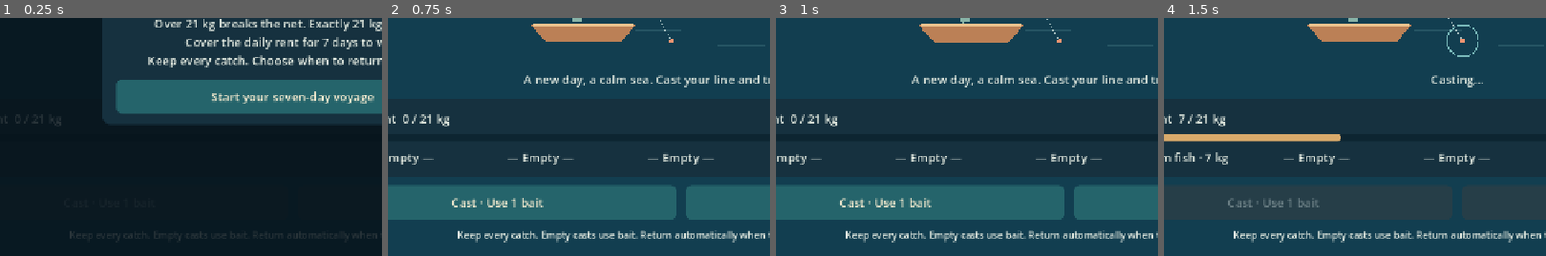
Above: before the commit, frames 1-4 (left to right).
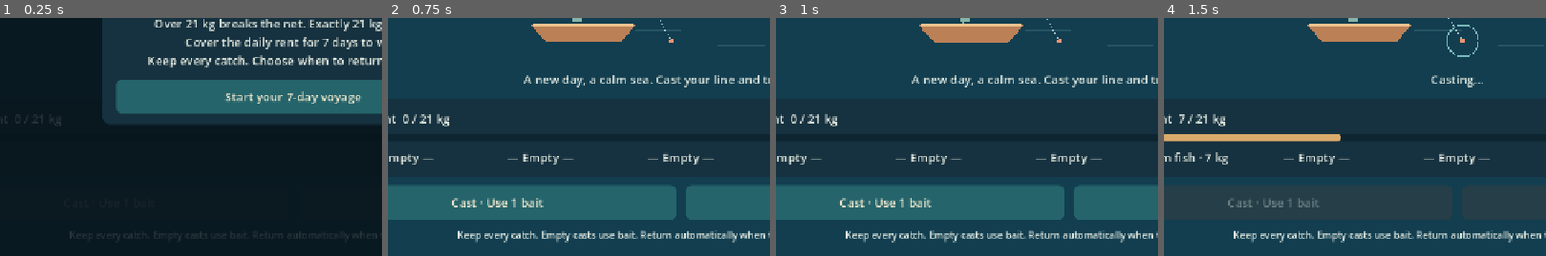
Above: after the commit, the same moments.

Repository: Peggyyyyyyyy123/fishing-21
Game: Godot game, scene res://scenes/main.tscn
Same seed, same stepped clock (60 frames per second), same inputs: the game is played once before the commit and once after it.
Inputs:
- Up to frame 1 (0.25 s): no input
- Up to frame 2 (0.75 s): click "Start your seven-day voyage" (after the commit: "Start your 7-day voyage") at 0.5 s
- Up to frame 3 (1 s): no input
- Up to frame 4 (1.5 s): click "Cast · Use 1 bait" at 1.25 s
The pictures show only the part of the screen within x 12-62%, y 50-100%; the shares and areas given below are measured in that part.

The runs differ from the first frame. In frame 1, 1.0% of the frame differs, in the area x 55-98%, y 30-36%; in frame 2, nothing differs; in frame 3, nothing differs; in frame 4, nothing differs.

Commit message:
Fix configuration-dependent UI and error overlay handling

Diff:
--- a/presentation/game_view.gd
+++ b/presentation/game_view.gd
@@ -28,6 +28,8 @@
 
 
 func show_menu(config: GameConfig) -> void:
+	%StartButton.text = "Start your %d-day voyage" % config.get_total_days()
+	%StartButton.disabled = false
 	%MenuRules.text = "%d bait per day. Your net holds up to %d fish.\nOver %d kg breaks the net. Exactly %d kg pays ×%d.\ …(231 unchanged characters)…
 	_menu.show()
 	_result.hide()
@@ -113,6 +115,10 @@
 
 
 func show_error(message: String) -> void:
+	_result.hide()
+	_cast_button.disabled = true
+	_return_button.disabled = true
+	_scenery.set_casting(false)
 	%MenuRules.text = message
 	%StartButton.disabled = true
 	_menu.show()
--- a/scenes/game_view.tscn
+++ b/scenes/game_view.tscn
@@ -224,7 +224,7 @@
 [node name="StartButton" type="Button" parent="MenuOverlay/Center/Panel/Layout"]
 unique_name_in_owner = true
 layout_mode = 2
-text = "Start your seven-day voyage"
+text = "Start your voyage"
 
 [node name="ResultTitle" type="Label" parent="ResultOverlay/Center/Panel/Layout"]
 unique_name_in_owner = true
--- /dev/null
+++ b/tests/test_review.gd
@@ -0,0 +1,55 @@
+extends SceneTree
+
+var _checks: int = 0
+var _failures: int = 0
+
+
+func _initialize() -> void:
+	_run.call_deferred()
+
+
+func _run() -> void:
+	var controller := load("res://scenes/main.tscn").instantiate() as GameController
+	var config := controller.game_config.duplicate(true) as GameConfig
+	config.daily_quotas = [40, 50]
+	controller.game_config = config
+	root.add_child(controller)
+	await process_frame
+	var view := controller.get_node("GameView") as GameView
+	var start := view.get_node("%StartButton") as Button
+	_check(start.text == "Start your 2-day voyage", "Start label follows configured run length")
+	_check(view.get_node("%MenuRules").text.contains("2 days"), "Rules and start label agree")
+	start.pressed.emit()
+	view.get_node("%ReturnButton").pressed.emit()
+	_check(controller.get_session().get_state() == GameSession.State.GAME_OVER, "Prepare real failing settlement")
+	_check(view.get_node("%ResultOverlay").visible, "Result visible before error")
+	config.bait_per_day = 0
+	view.get_node("%RestartButton").pressed.emit()
+	_check(view.get_node("%MenuOverlay").visible, "Invalid restart displays error menu")
+	_check(not view.get_node("%ResultOverlay").visible, "Old result cannot cover configuration error")
+	_check(start.disabled, "Invalid configuration disables start")
+	_check(view.get_node("%CastButton").disabled and view.get_node("%ReturnButton").disabled, "Configuration error locks game actions")
+	_check(view.get_node("%MenuRules").text.contains("Configuration check failed"), "Diagnostic is displayed")
+	_check(controller.get_session().get_day_number() == 1 and controller.get_session().get_coins() == 0, "Failed restart preserves existing session")
+	controller.queue_free()
+	await process_frame
+	# Errors can also be displayed during active gameplay; their overlay must lock it.
+	controller = load("res://scenes/main.tscn").instantiate() as GameController
+	root.add_child(controller)
+	await process_frame
+	view = controller.get_node("GameView") as GameView
+	view.get_node("%StartButton").pressed.emit()
+	_check(not view.get_node("%CastButton").disabled, "Active game starts unlocked")
+	view.show_error("Test error")
+	_check(view.get_node("%CastButton").disabled and view.get_node("%ReturnButton").disabled, "Active-game error locks background buttons")
+	controller.queue_free()
+	await process_frame
+	print("Review: %d checks, %d failures" % [_checks, _failures])
+	quit(0 if _failures == 0 else 1)
+
+
+func _check(condition: bool, label: String) -> void:
+	_checks += 1
+	if not condition:
+		_failures += 1
+		push_error(label)
Not shown, added: tests/test_review.gd.uid
